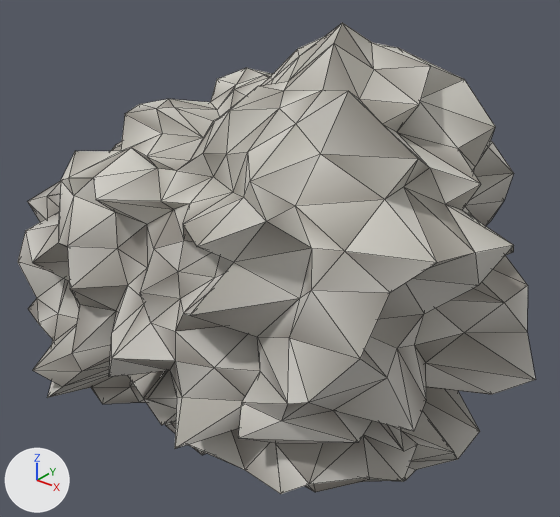
One commit to the glTF model resources/models/rocks/rock_medium.glb: the scene before it, then after it.
Rendered twice from a 50 mm camera at (2.03, -2.49, 1.68) aimed at (0.04, 0.0, 0.13). Lighting does not change. The marker at lower left points along +X, +Y and +Z. The older version comes first. Mesh edges are drawn as thin lines. Vertices at exactly the same position are counted once.

Names of what the first picture shows: 'rock_medium'.
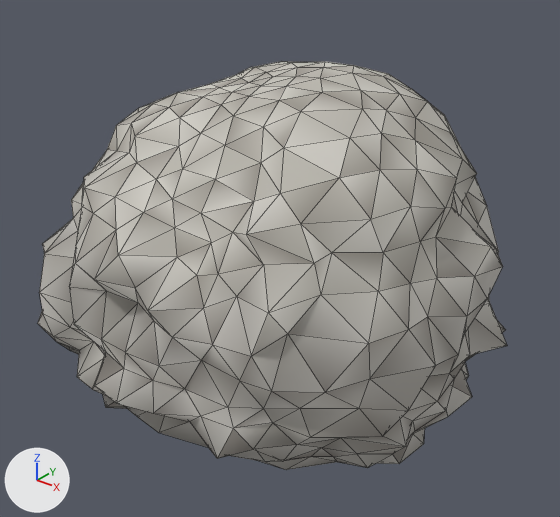
Diff of the bpy script that builds the scene:
```diff
--- a/resources/models/rocks/rock_medium.glb.py
+++ b/resources/models/rocks/rock_medium.glb.py
@@ me_icosphere_001 @@
 # used by ob_rock_medium; location = (0.0, 0.0, 0.0)
-me_icosphere_001.from_pydata(...)  # 642 vertices, 1280 faces; spans x -1.16..1.26, y -1.08..1.24, z -0.72..1.21
+me_icosphere_001.from_pydata(...)  # 642 vertices, 1280 faces; spans x -1.09..1.08, y -1.02..1.11, z -0.66..1.0
+# me_icosphere_001 part 1: 640 of 642 vertices moved; they spanned x -1.16..1.26, y -1.08..1.24, z -0.72..1.21 and now span x -1.09..1.08, y -1.02..1.11, z -0.66..1.0; mean shift (-0.01, 0.0, -0.01); largest move (-0.08, -0.64, -0.04) -> (-0.08, -1.0, -0.07)
+# me_icosphere_001 part 2: 554 faces centred in x -1.12..1.14, y -1.02..1.12, z -0.69..1.15 are repainted in the vertex colours; the middle colour goes from grey #aeaba3 to grey #b2aea7
+# me_icosphere_001 part 3: 314 faces centred in x -1.08..1.13, y -0.98..1.08, z -0.67..1.12 are repainted in the vertex colours; the middle colour goes from light grey #c8c5bf to grey #b3b0a8
+# me_icosphere_001 part 4: 254 faces centred in x -1.07..1.07, y -0.88..1.15, z -0.66..1.13 are repainted in the vertex colours; the middle colour goes from grey #afaba4 to light grey #c8c5be
+# me_icosphere_001 part 5: 158 faces centred in x -1.09..1.11, y -0.87..1.06, z -0.67..1.1 are repainted in the vertex colours; the middle colour goes from light grey #c9c6c0 to light grey #c8c5bf
 me_icosphere_001.materials.append(mat_rockmat)
```

Changed parts and their boxes (x1, y1, x2, y2) in the pictures (560 x 517 px; the box of a moved part takes in the faces that stretch with it):
'rock_medium', reshaped, recoloured (9% narrower, 13% shorter): before (18, 23, 536, 494); after (38, 61, 507, 470)
part 1 of me_icosphere_001, moved or reshaped: before (18, 23, 536, 494); after (38, 61, 507, 470)
part 2 of me_icosphere_001, recoloured: before (18, 23, 536, 492); after (38, 63, 507, 470)
part 3 of me_icosphere_001, recoloured: before (18, 24, 528, 491); after (38, 61, 505, 469)
part 4 of me_icosphere_001, recoloured: before (27, 23, 535, 494); after (45, 61, 507, 468)
part 5 of me_icosphere_001, recoloured: before (26, 49, 527, 494); after (39, 62, 503, 464)
